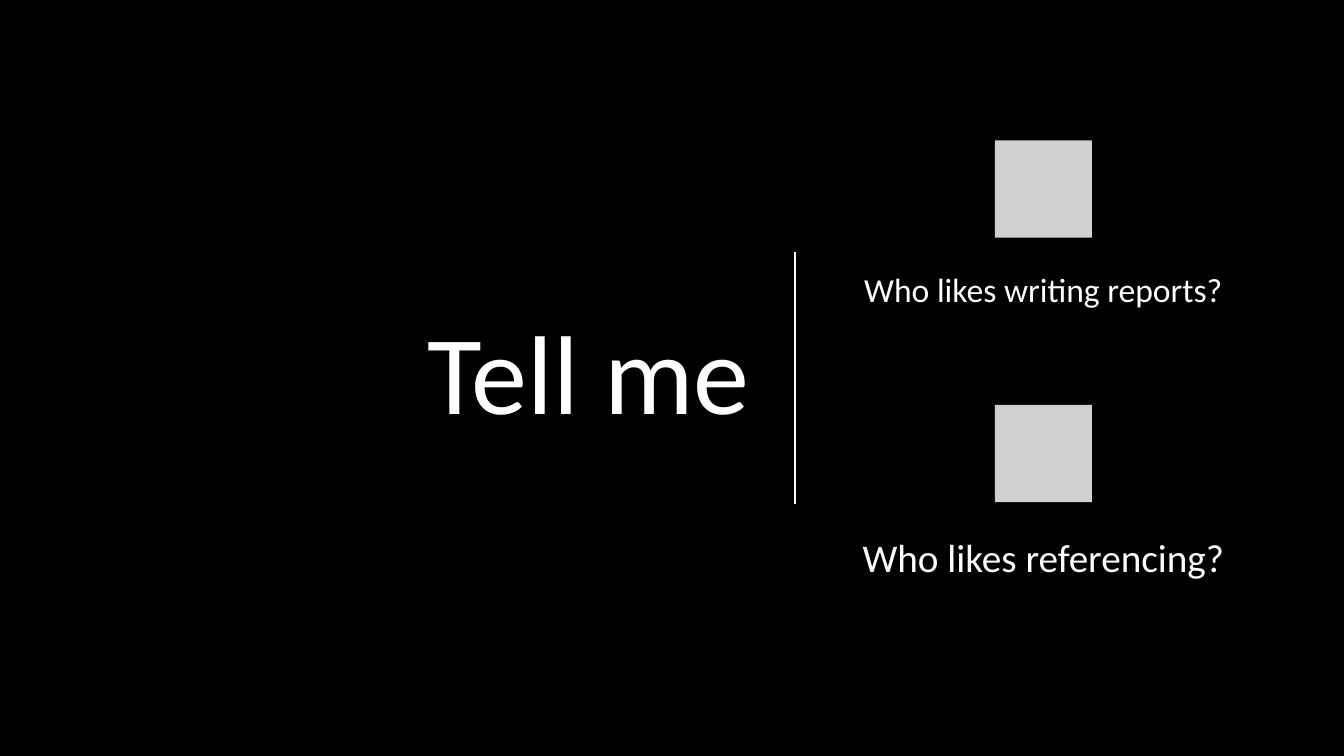
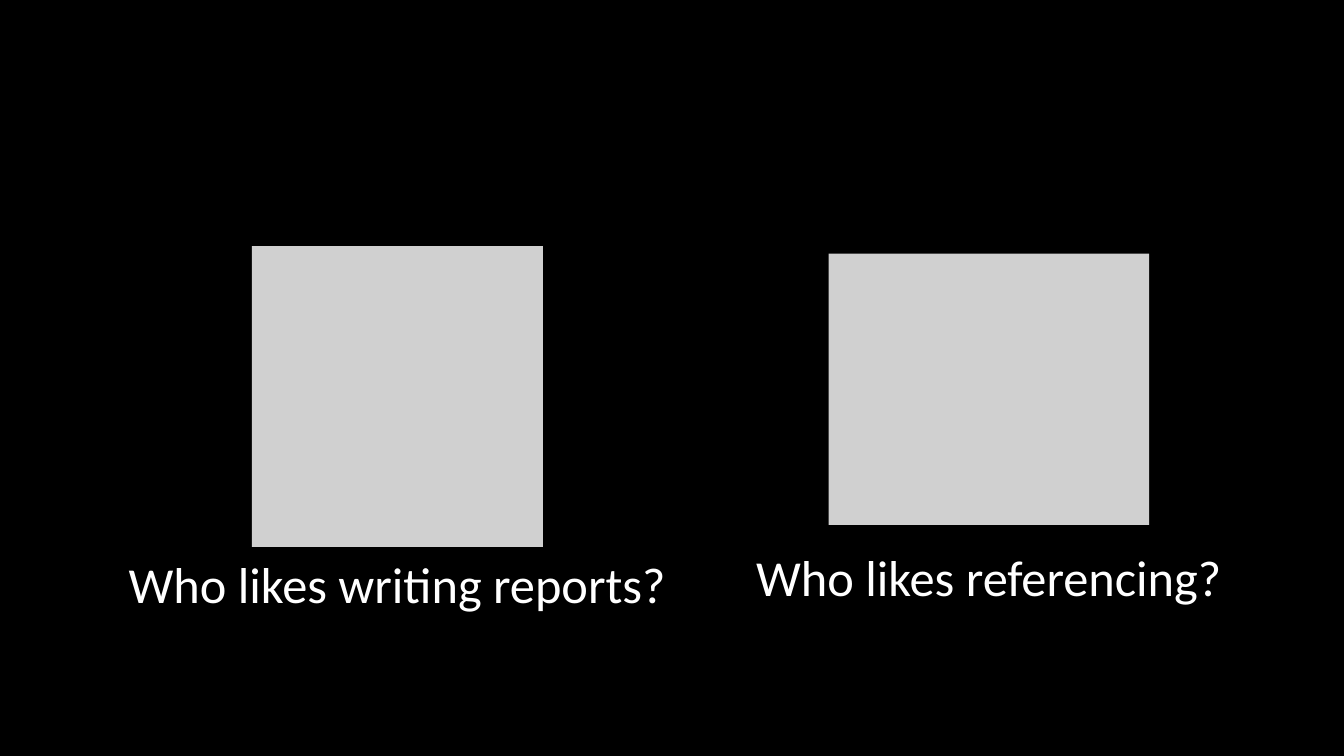
Before and after one commit to robinja4/FlexIT, a slide deck: slide 2 of Report Writing & Referencing.pptx. Drawn at 1344x756 pixels with LibreOffice and Linux fonts; fonts in the diff are those of the drawing; grey boxes stand for pictures; background and template pictures are left out. Boxes give left, top, right and bottom in pixels: in the first picture for what was removed or moved away, otherwise in the second. Text is boxed around its words. In the diff, an @@ line names an element or a change of style, - is before the commit and + after.

```diff
--- a/Report Writing & Referencing.pptx
+++ b/Report Writing & Referencing.pptx
@@ picture removed at <box>995,140,1092,237</box> @@
@@ picture added at <box>252,246,543,546</box> @@
@@ line removed from (796, 252) to (796, 504) @@
@@ picture added at <box>829,254,1149,525</box> @@
@@ title removed at <box>427,336,749,415</box> @@
-Tell me
@@ picture removed at <box>995,405,1092,502</box> @@
@@ text "Who likes writing reports?": place and size @@
-text "Who likes writing reports?" at <box>864,278,1222,308</box>
+text "Who likes writing reports?" at <box>129,568,665,612</box>
@@ text "Who likes writing reports?" at <box>129,568,665,612</box>: size 24 to 36 pt; more space between paragraphs @@
@@ text "Who likes referencing?": place and size @@
-text "Who likes referencing?" at <box>863,544,1225,579</box>
+text "Who likes referencing?" at <box>756,561,1221,605</box>
@@ text "Who likes referencing?" at <box>756,561,1221,605</box>: size 28 to 36 pt; more space between paragraphs @@
```
Also in this commit, not shown: 12 other slides changed, 2 slides removed, 2 other files.
